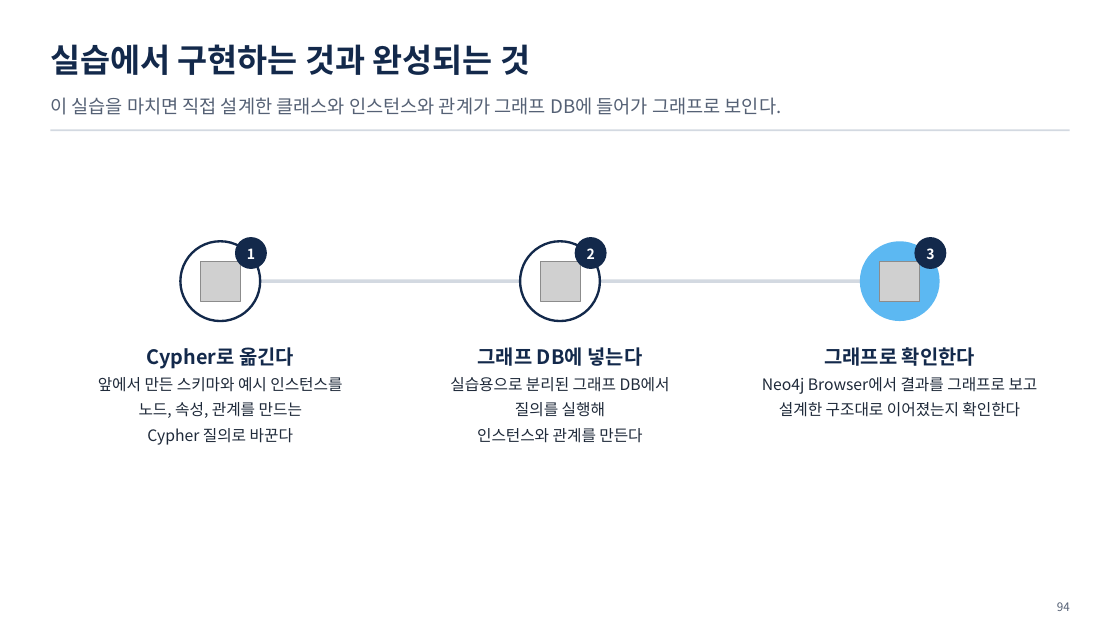
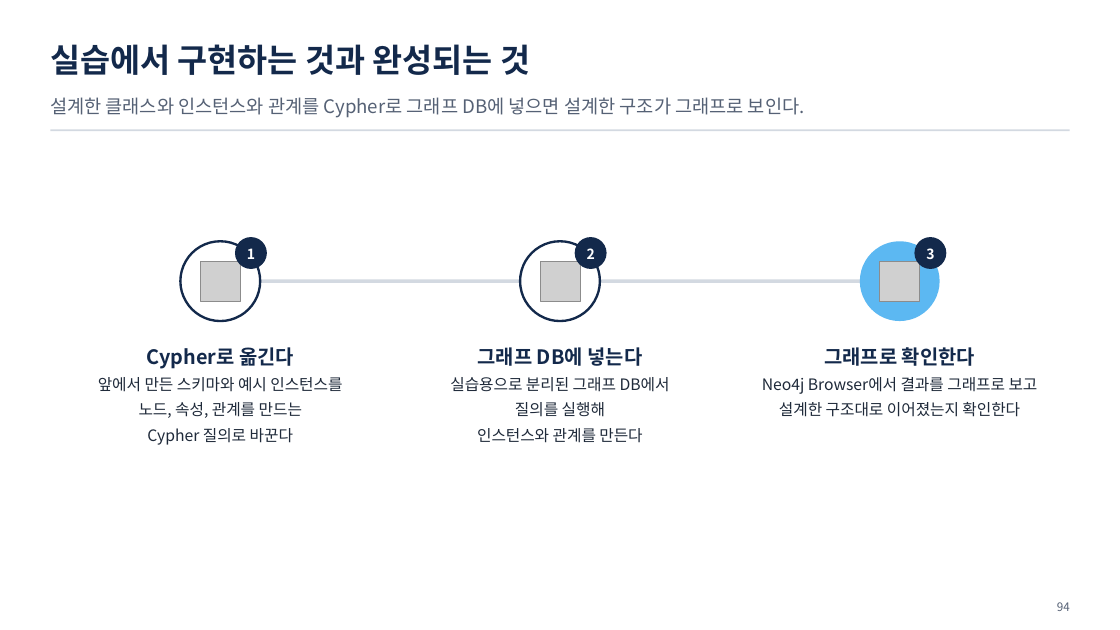
Before and after one commit to uengine-oss/hyd-iot-edu, a slide deck: slide 94 of docs/교재/통합반/02일차/통합반_02일차.pptx. Drawn at 1120x630 pixels with LibreOffice and Linux fonts; fonts in the diff are those of the drawing; grey boxes stand for pictures. Boxes give left, top, right and bottom in pixels: in the first picture for what was removed or moved away, otherwise in the second. Text is boxed around its words. In the diff, an @@ line names an element or a change of style, - is before the commit and + after.

```diff
--- a/docs/교재/통합반/02일차/통합반_02일차.pptx
+++ b/docs/교재/통합반/02일차/통합반_02일차.pptx
@@ text at (50,97,805,118): text changed @@
-이 실습을 마치면 직접 설계한 클래스와 인스턴스와 관계가 그래프 DB에 들어가 그래프로 보인다.
+설계한 클래스와 인스턴스와 관계를 Cypher로 그래프 DB에 넣으면 설계한 구조가 그래프로 보인다.
```
Also in this commit, not shown: 2 other slides changed, 23 other files.
